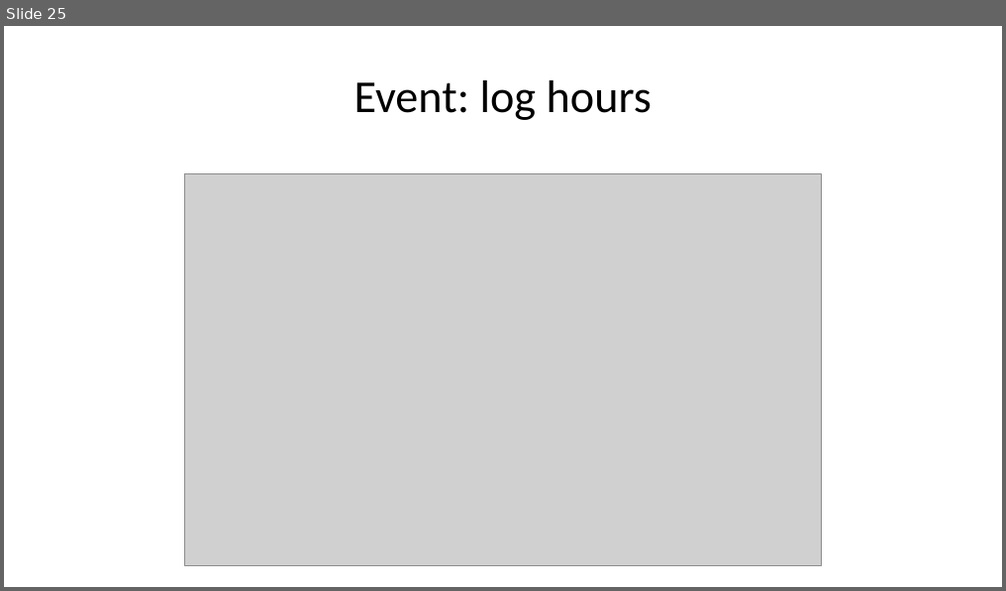
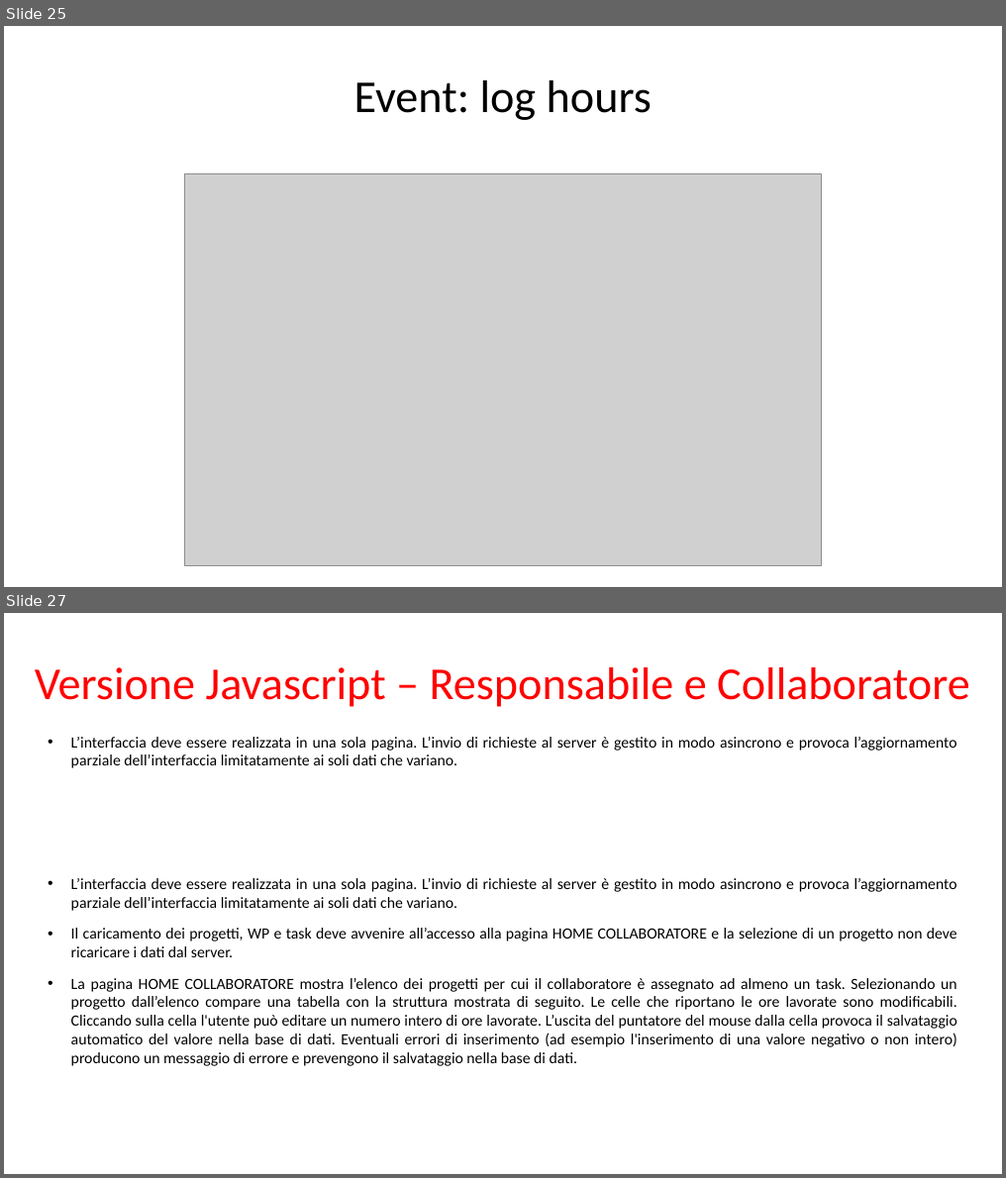
Before and after one commit to gilbertobrambilla/tiw-2026-html, a slide deck: docs/TIW_documentazione.pptx. Shown one above the other, each under a label of ours: slide 25 before the commit, slides 25 and 27 after it; the slides between them are not shown. The pictures are 1006x591 and 1006x1178 pixels, drawn with LibreOffice and Linux fonts; fonts in the diff are those of the drawing; grey boxes stand for pictures. Boxes give left, top, right and bottom in pixels: in the first picture for what was removed or moved away, otherwise in the second. Text is boxed around its words. In the diff, an @@ line names an element or a change of style, - is before the commit and + after.

```diff
--- a/docs/TIW_documentazione.pptx
+++ b/docs/TIW_documentazione.pptx
@@ slide 27 added at (4,613,1002,1174), background #FFFFFF @@
@@ text added at (35,667,970,707), 44 pt, text #FF0000 @@
+Versione Javascript – Responsabile e Collaboratore
@@ text added at (71,737,957,1066), 15 pt, text #000000 @@
+• L’interfaccia deve essere realizzata in una sola pagina. L’invio di richieste al server è gestito in modo asincrono e provoca l’aggiornamento parziale dell’interfaccia limitatamente ai soli dati che variano.
+• L’interfaccia deve essere realizzata in una sola pagina. L’invio di richieste al server è gestito in modo asincrono e provoca l’aggiornamento parziale dell’interfaccia limitatamente ai soli dati che variano.
+• Il caricamento dei progetti, WP e task deve avvenire all’accesso alla pagina HOME COLLABORATORE e la selezione di un progetto non deve ricaricare i dati dal server.
+• La pagina HOME COLLABORATORE mostra l’elenco dei progetti per cui il collaboratore è assegnato ad almeno un task. Selezionando un progetto dall’elenco compare una tabella con la struttura mostrata di seguito. Le celle che riportano le ore lavorate sono modificabili. Cliccando sulla cella l'utente può editare un numero intero di ore lavorate. L’uscita del puntatore del mouse dalla cella provoca il salvataggio automatico del valore nella base di dati. Eventuali errori di inserimento (ad esempio l'inserimento di una valore negativo o non intero) producono un messaggio di errore e prevengono il salvataggio nella base di dati.
```
Also in this commit, not shown: 3 slides changed, 8 other slides added.
